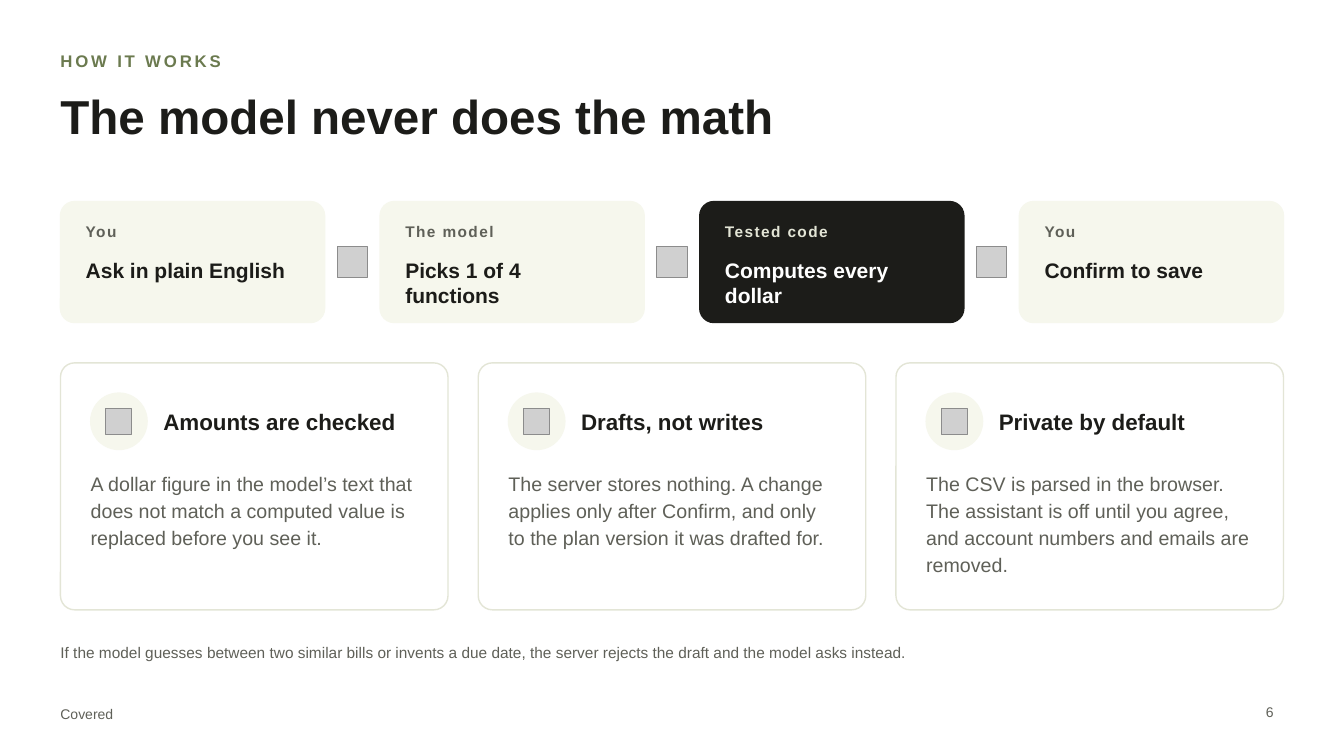
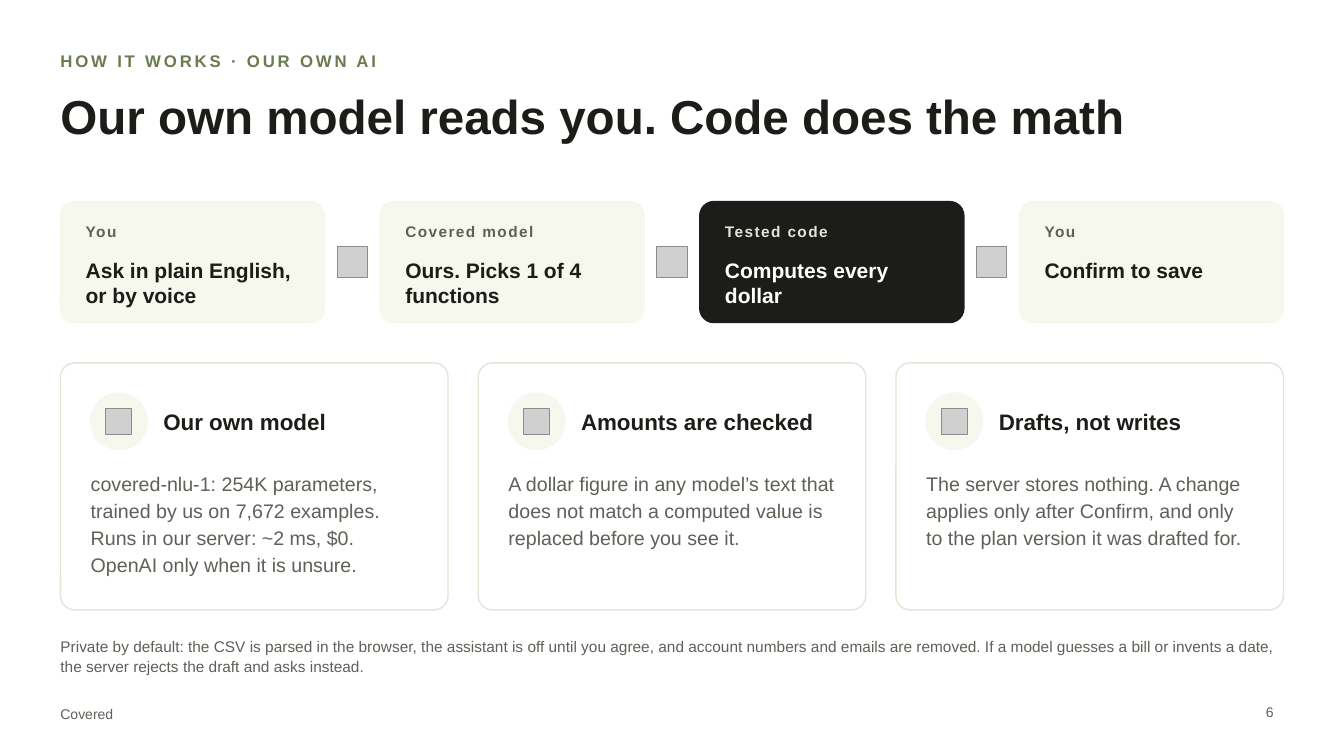
Before and after one commit to chinusoid/FractureTeam, a slide deck: slide 6 of pitch/covered-pitch.pptx. Drawn at 1344x756 pixels with LibreOffice and Linux fonts; fonts in the diff are those of the drawing; grey boxes stand for pictures. Boxes give left, top, right and bottom in pixels: in the first picture for what was removed or moved away, otherwise in the second. Text is boxed around its words. In the diff, an @@ line names an element or a change of style, - is before the commit and + after.

```diff
--- a/pitch/covered-pitch.pptx
+++ b/pitch/covered-pitch.pptx
@@ text at (60, 55, 376, 67): text changed @@
-HOW IT WORKS
+HOW IT WORKS · OUR OWN AI
@@ title at (60, 99, 1125, 143): text changed @@
-The model never does the math
+Our own model reads you. Code does the math
@@ text at (405, 226, 533, 237): text changed @@
-The model
+Covered model
@@ text at (86, 262, 291, 307): text changed @@
-Ask in plain English
+Ask in plain English, or by voice
@@ text at (405, 262, 582, 304): text changed @@
-Picks 1 of 4 functions
+Ours. Picks 1 of 4 functions
@@ text at (163, 413, 326, 431): text changed @@
-Amounts are checked
+Our own model
@@ text at (581, 413, 813, 431): text changed @@
-Drafts, not writes
+Amounts are checked
@@ text at (999, 413, 1182, 434): text changed @@
-Private by default
+Drafts, not writes
@@ text at (91, 477, 379, 576): text changed @@
-A dollar figure in the model’s text that does not match a computed value is replaced before you see it.
+covered-nlu-1: 254K parameters, trained by us on 7,672 examples. Runs in our server: ~2 ms, $0. OpenAI only when it is unsure.
@@ text at (508, 477, 834, 549): text changed @@
-The server stores nothing. A change applies only after Confirm, and only to the plan version it was drafted for.
+A dollar figure in any model’s text that does not match a computed value is replaced before you see it.
@@ text at (926, 477, 1241, 549): text changed @@
-The CSV is parsed in the browser. The assistant is off until you agree, and account numbers and emails are removed.
+The server stores nothing. A change applies only after Confirm, and only to the plan version it was drafted for.
@@ text at (60, 641, 1273, 675): text changed @@
-If the model guesses between two similar bills or invents a due date, the server rejects the draft and the model asks instead.
+Private by default: the CSV is parsed in the browser, the assistant is off until you agree, and account numbers and emails are removed. If a model guesses a bill or invents a date, the server rejects the draft and asks instead.
```
Also in this commit, not shown: 1 other slide changed, 3 other files.
